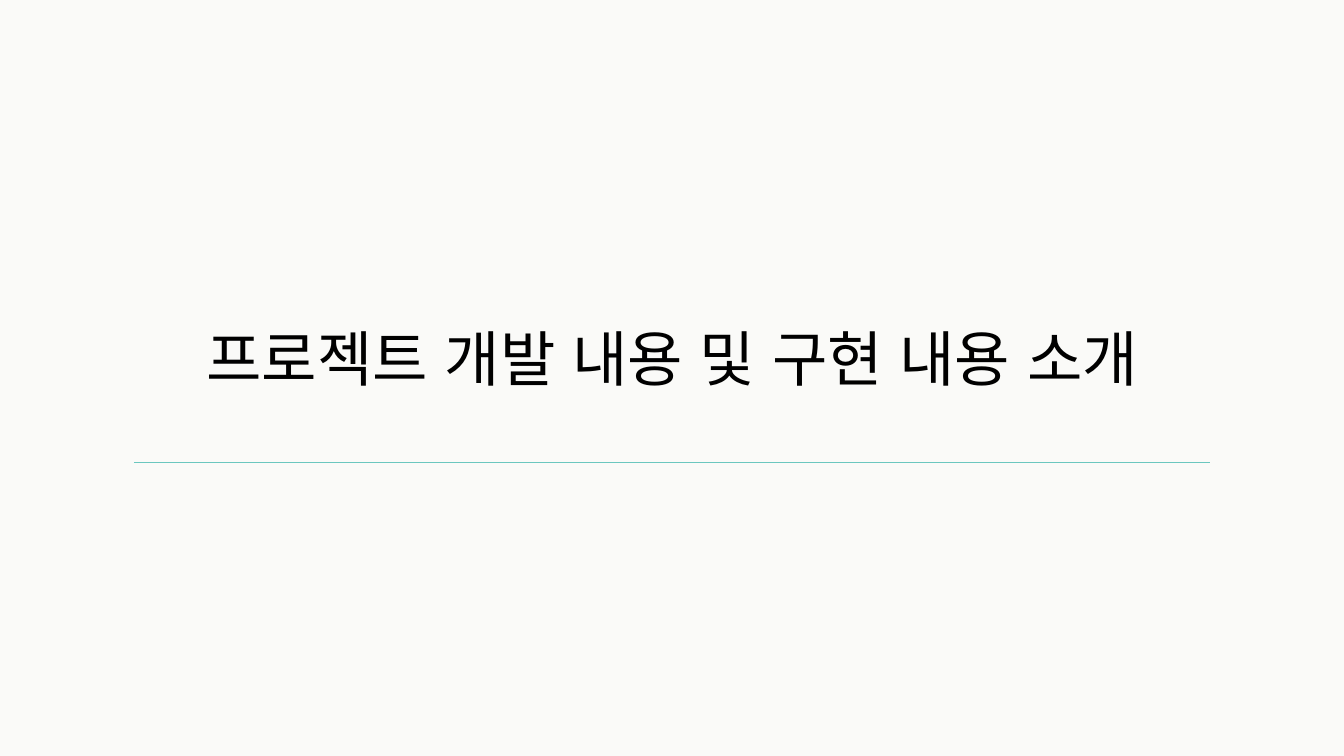
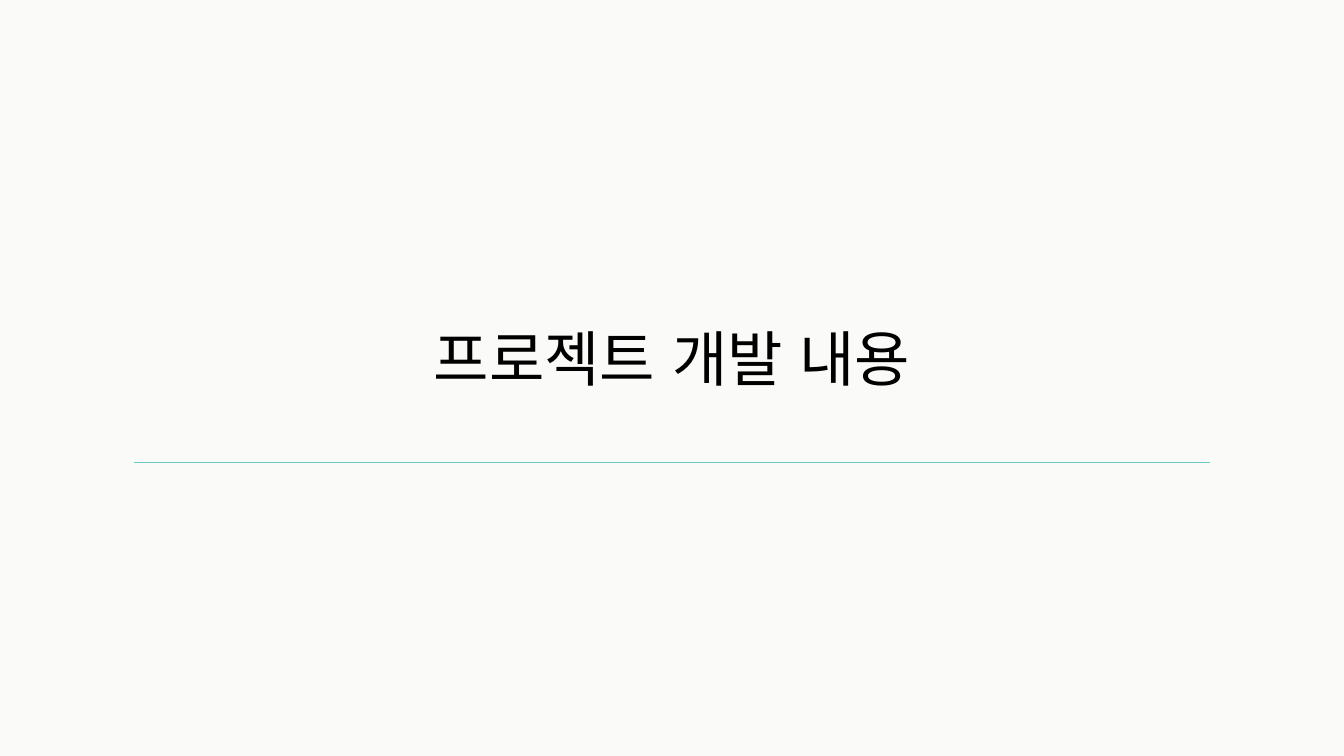
Before and after one commit to Team-Achi/Docs, a slide deck: slide 7 of PPT/캡스톤디자인_14주차_최종데모_5조.pptx. Drawn at 1344x756 pixels with LibreOffice and Linux fonts; fonts in the diff are those of the drawing. Boxes give left, top, right and bottom in pixels: in the first picture for what was removed or moved away, otherwise in the second. Text is boxed around its words. In the diff, an @@ line names an element or a change of style, - is before the commit and + after.

```diff
--- a/PPT/캡스톤디자인_14주차_최종데모_5조.pptx
+++ b/PPT/캡스톤디자인_14주차_최종데모_5조.pptx
@@ title at <box>434,331,911,386</box>: text changed @@
-프로젝트 개발 내용 및 구현 내용 소개
+프로젝트 개발 내용
```
Also in this commit, not shown: 13 other slides changed, 5 slides added, 8 slides removed, 2 other files.
